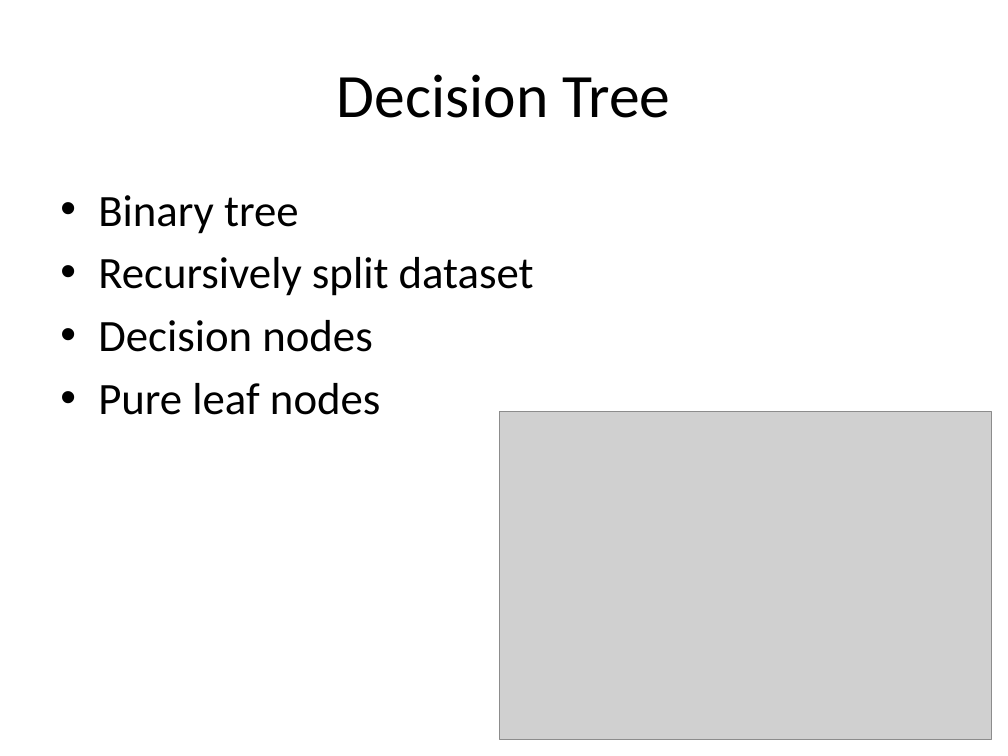
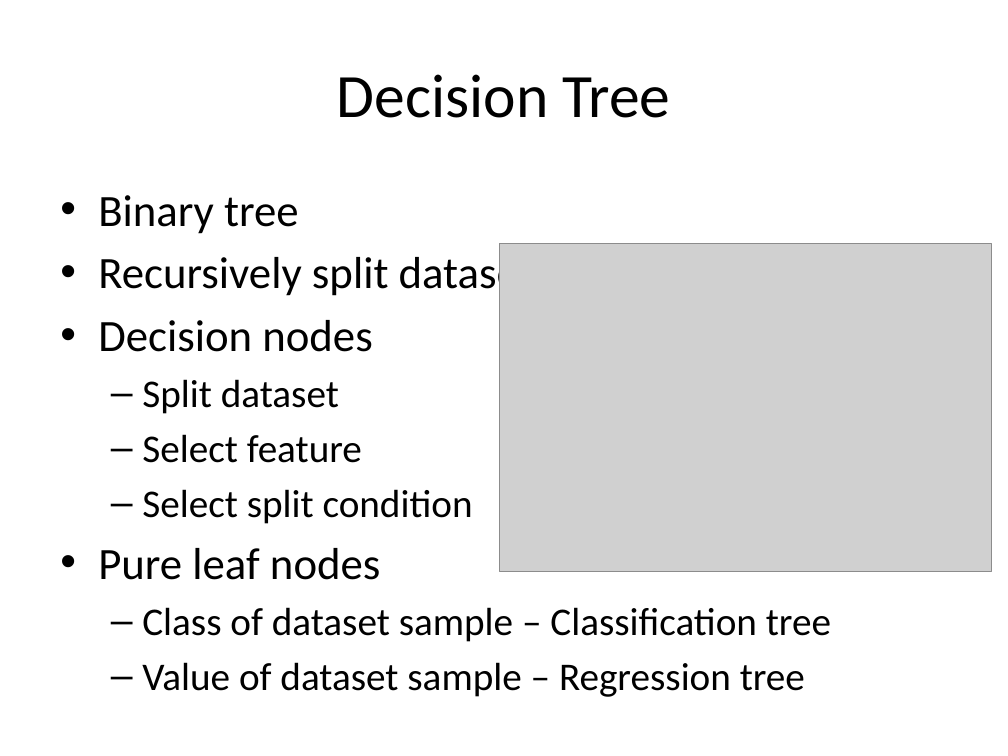
Before and after one commit to look4pritam/ArtificialIntelligence, a slide deck: slide 4 of MachineLearning/DecisionTree.pptx. Drawn at 1008x756 pixels with LibreOffice and Linux fonts; fonts in the diff are those of the drawing; grey boxes stand for pictures. Boxes give left, top, right and bottom in pixels: in the first picture for what was removed or moved away, otherwise in the second. Text is boxed around its words. In the diff, an @@ line names an element or a change of style, - is before the commit and + after.

```diff
--- a/MachineLearning/DecisionTree.pptx
+++ b/MachineLearning/DecisionTree.pptx
@@ picture: place and size @@
-picture at box(500, 411, 992, 739)
+picture at box(500, 244, 992, 572)
@@ text at box(142, 379, 473, 524): paragraphs added @@
+  – Split dataset
+  – Select feature
+  – Select split condition
@@ text at box(142, 607, 831, 697): paragraphs added @@
+  – Class of dataset sample – Classification tree
+  – Value of dataset sample – Regression tree
```
Also in this commit, not shown: 1 other slide changed, 1 slide added.
